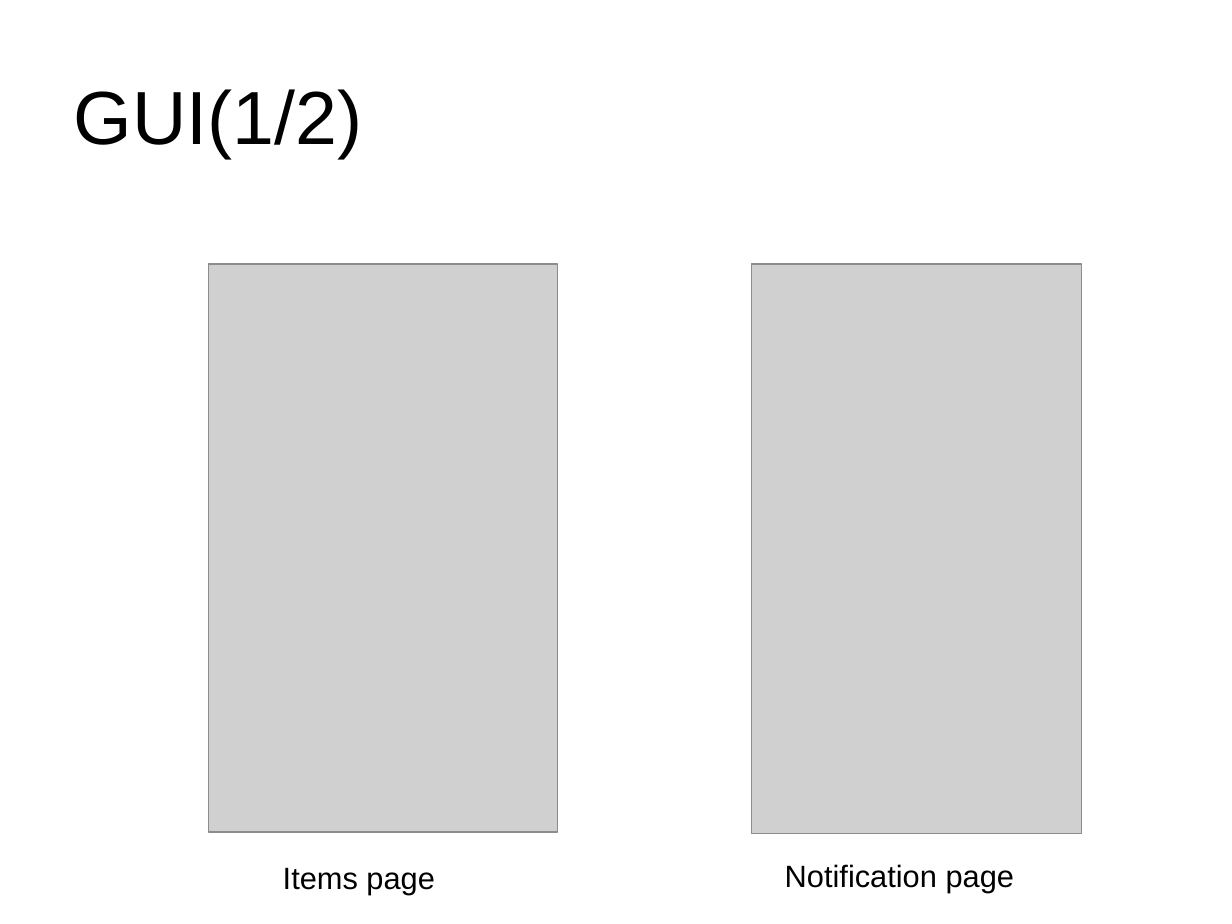
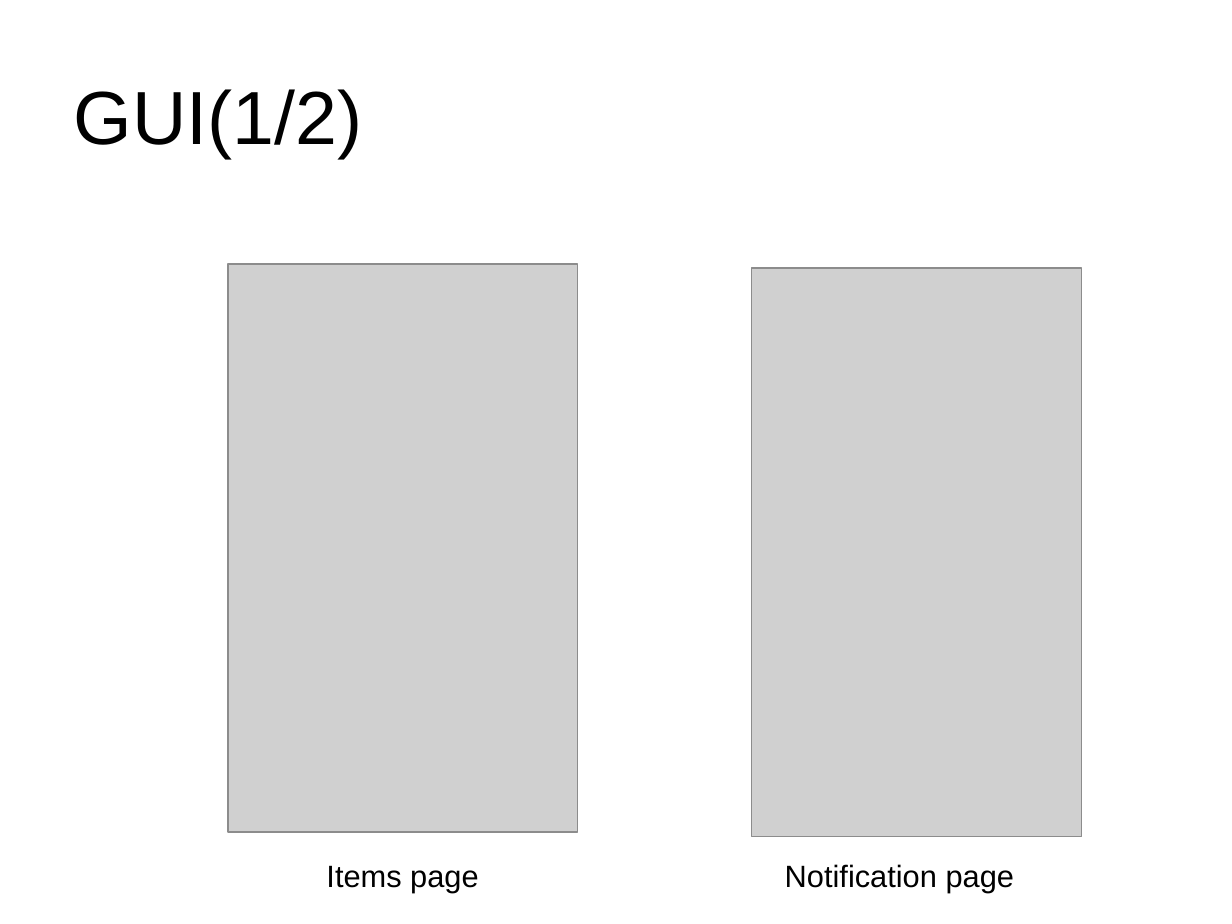
Before and after one commit to tarek-halaby/graduation_project, a slide deck: slide 19 of SRS presentation.ppt. Drawn at 1232x924 pixels with LibreOffice and Linux fonts; fonts in the diff are those of the drawing; grey boxes stand for pictures; background and template pictures are left out. Boxes give left, top, right and bottom in pixels: in the first picture for what was removed or moved away, otherwise in the second. Text is boxed around its words. In the diff, an @@ line names an element or a change of style, - is before the commit and + after.

```diff
--- a/SRS presentation.ppt
+++ b/SRS presentation.ppt
@@ picture: place and size @@
-picture at box(208, 264, 558, 832)
+picture at box(228, 264, 578, 832)
@@ picture: place and size @@
-picture at box(752, 264, 1082, 833)
+picture at box(752, 269, 1082, 838)
@@ text "Items page": place and size @@
-text "Items page" at box(283, 867, 434, 894)
+text "Items page" at box(326, 865, 478, 892)
```
Also in this commit, not shown: 6 other slides changed, 4 slides added, 2 slides removed.
